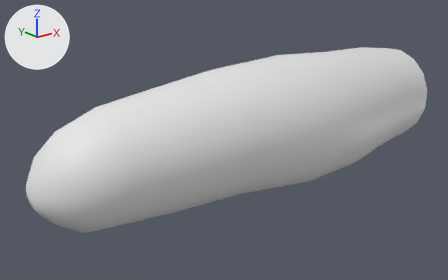
An edit to the FBX model TEAMMODELS/cucumber_3.fbx, drawn before and after from the same camera.
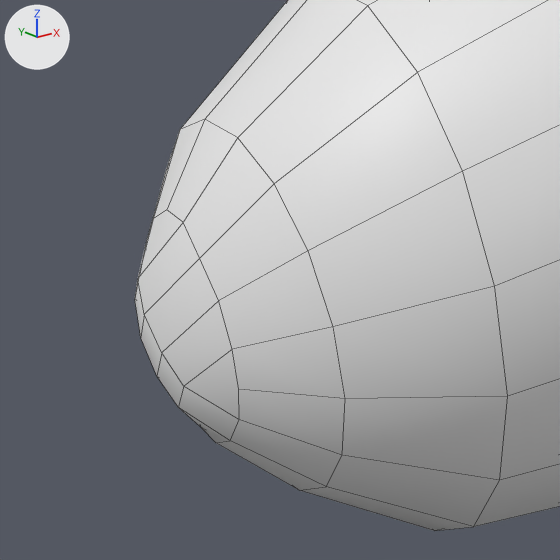
Each version appears first whole from a 50 mm camera at (-3.861, -5.072, 3.331) aimed at (-0.614, -1.014, 1.708), and next in a close-up on the part from 0% to 24% of the width and 47% to 85% of the height. The lights are fixed; the arrows at upper left show +X, +Y and +Z. The last two pictures show the newer version. The close-ups show mesh edges as thin lines.
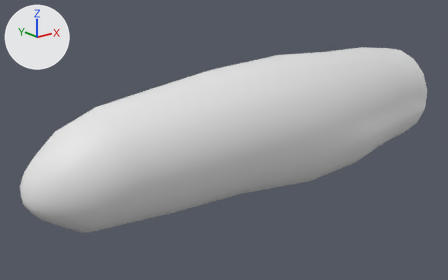
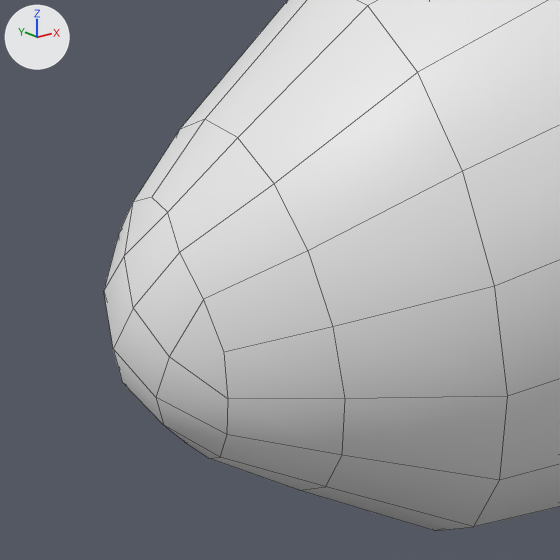
The newer file is also rescaled (x0.1), turned or shifted as a whole; pictures and numbers use the older file's frame.

Pixel boxes [x1, y1, x2, y2] of what changed, in the close-ups (560 x 560 px; the box of a moved part takes in the faces that stretch with it):
```json
{"object": "Cylinder.001", "change": "reshaped", "before": [135, 0, 560, 531], "after": [104, 0, 560, 531]}
{"part": 1, "of": "me_cylinder_004", "change": "moved or reshaped", "before": [135, 119, 345, 490], "after": [104, 119, 345, 490]}
```

Edits to the scene script, one JSON object a line:
```json
{"block": "me_cylinder_004", "where": "# used by ob_cylinder_001; location = (-0.66, -1.061, 1.749)"}
{"op": "remove", "block": "me_cylinder_004", "code": "me_cylinder_004.from_pydata(...)  # 177 vertices, 175 faces; spans x -1.71..2.36, y -0.73..0.52, z -0.49..0.66"}
{"op": "add", "block": "me_cylinder_004", "code": "me_cylinder_004.from_pydata(...)  # 178 vertices, 176 faces; spans x -1.76..2.36, y -0.73..0.52, z -0.49..0.66"}
{"block": "me_cylinder_004", "change": "me_cylinder_004 part 1"}
{"block": "me_cylinder_004", "change": "1 vertex is removed from x -1.7, y 0.11, z -0.2"}
{"block": "me_cylinder_004", "change": "9 faces are deleted"}
{"block": "me_cylinder_004", "change": "23 vertices move from x -1.71..-1.64, y -0.07..0.25, z -0.29..0.03 to x -1.75..-1.66, y -0.09..0.27, z -0.31..0.06"}
{"block": "me_cylinder_004", "change": "2 vertices are added at (-1.76, 0.09, -0.13), (-1.74, 0.14, -0.2)"}
{"block": "me_cylinder_004", "change": "10 new faces join them"}
```
